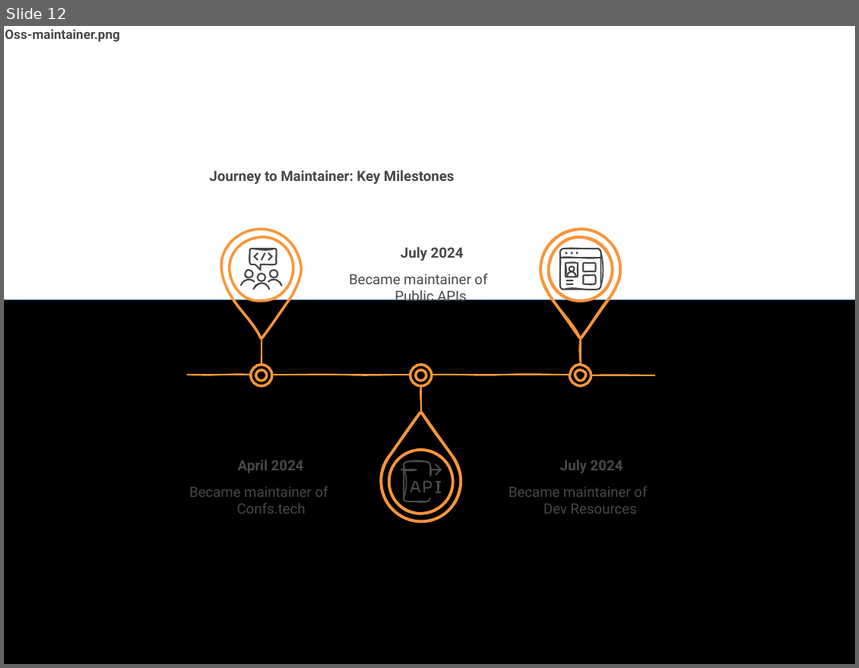
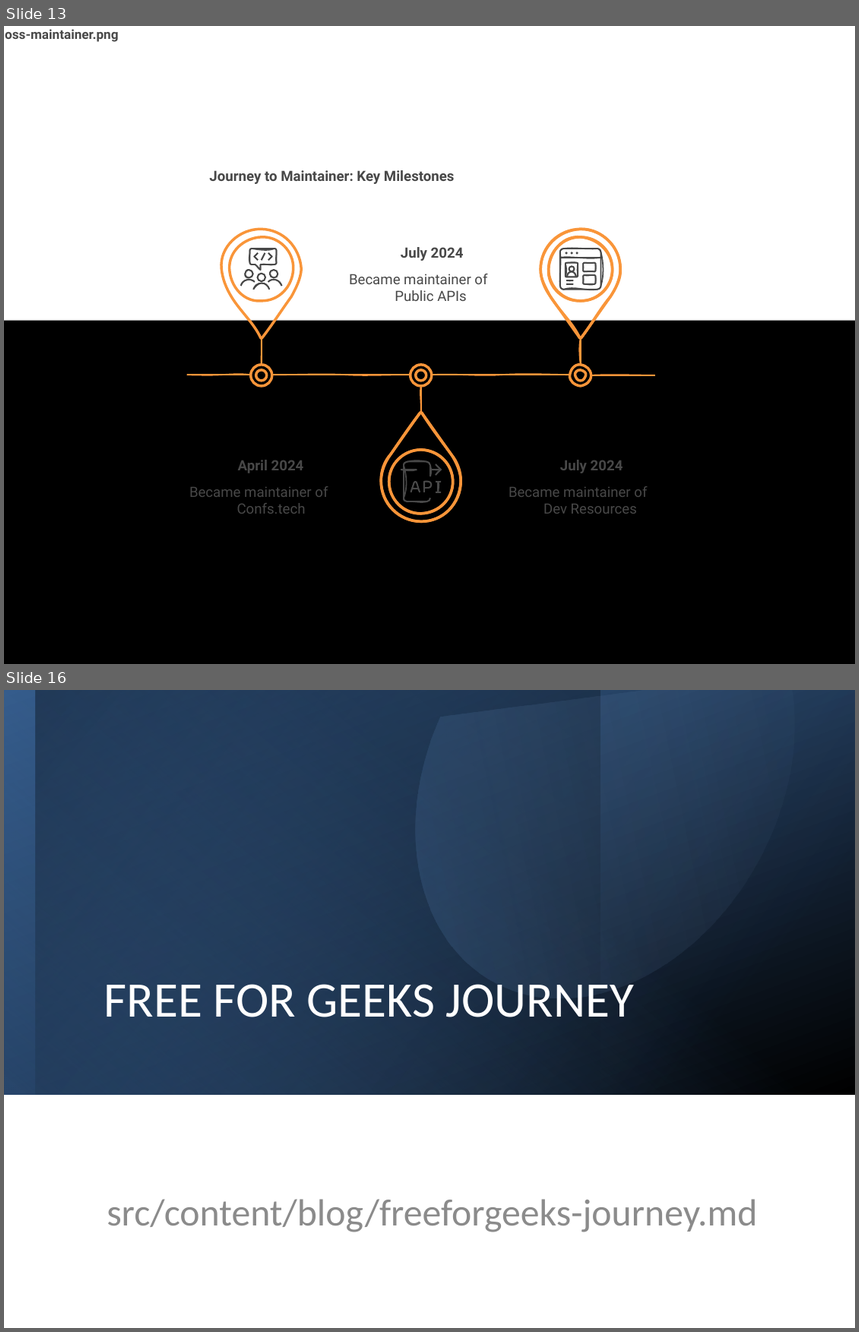
Before and after one commit to JuanPabloDiaz/jpdiaz, a slide deck: src/assets/images/blog/blog-images.pptx. Shown one above the other, each under a label of ours: slide 12 before the commit, slides 13 and 16 after it; the slides between them are not shown. The pictures are 859x668 and 859x1332 pixels, drawn with LibreOffice and Linux fonts; fonts in the diff are those of the drawing. Boxes give left, top, right and bottom in pixels: in the first picture for what was removed or moved away, otherwise in the second. Text is boxed around its words. In the diff, an @@ line names an element or a change of style, - is before the commit and + after.

```diff
--- a/src/assets/images/blog/blog-images.pptx
+++ b/src/assets/images/blog/blog-images.pptx
@@ slide 16 added at box(4, 690, 855, 1328), background #FFFFFF @@
@@ rectangle added at box(4, 690, 855, 1095), fill gradient #376092 to #000000 @@
@@ rectangle added at box(4, 690, 855, 1095), fill gradient #4F81BD to #376092 @@
@@ rectangle added at box(4, 690, 601, 1095), fill gradient #254061 to #000000 @@
@@ rectangle added at box(36, 690, 855, 1095), fill gradient #4F81BD to #000000 @@
@@ freeform shape added at box(342, 690, 845, 1065), fill gradient #4F81BD to #95B3D7 @@
@@ title added at box(104, 984, 634, 1018), 42 pt, text #FFFFFF @@
+FREE FOR GEEKS JOURNEY
@@ subtitle added at box(107, 1199, 757, 1233), 32 pt, text #8C8C8C @@
+src/content/blog/freeforgeeks-journey.md
@@ what was slide 12 is now slide 13 @@
@@ slide 13 changed as well @@
@@ text at box(5, 29, 118, 42): text changed @@
-Oss-maintainer.png
+oss-maintainer.png
@@ rectangle removed at box(4, 300, 855, 664) @@
@@ rectangle added at box(4, 321, 855, 664), fill #000000 @@
```
Also in this commit, not shown: 11 other slides changed, 24 other slides added, 27 other files.
